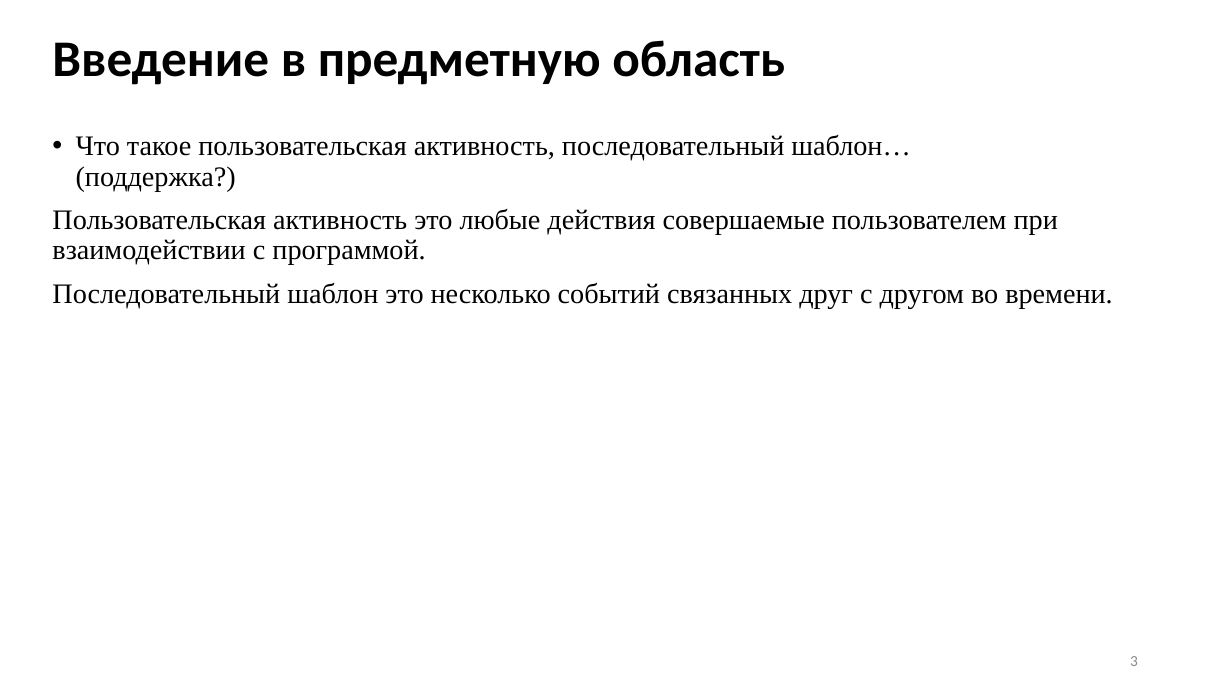
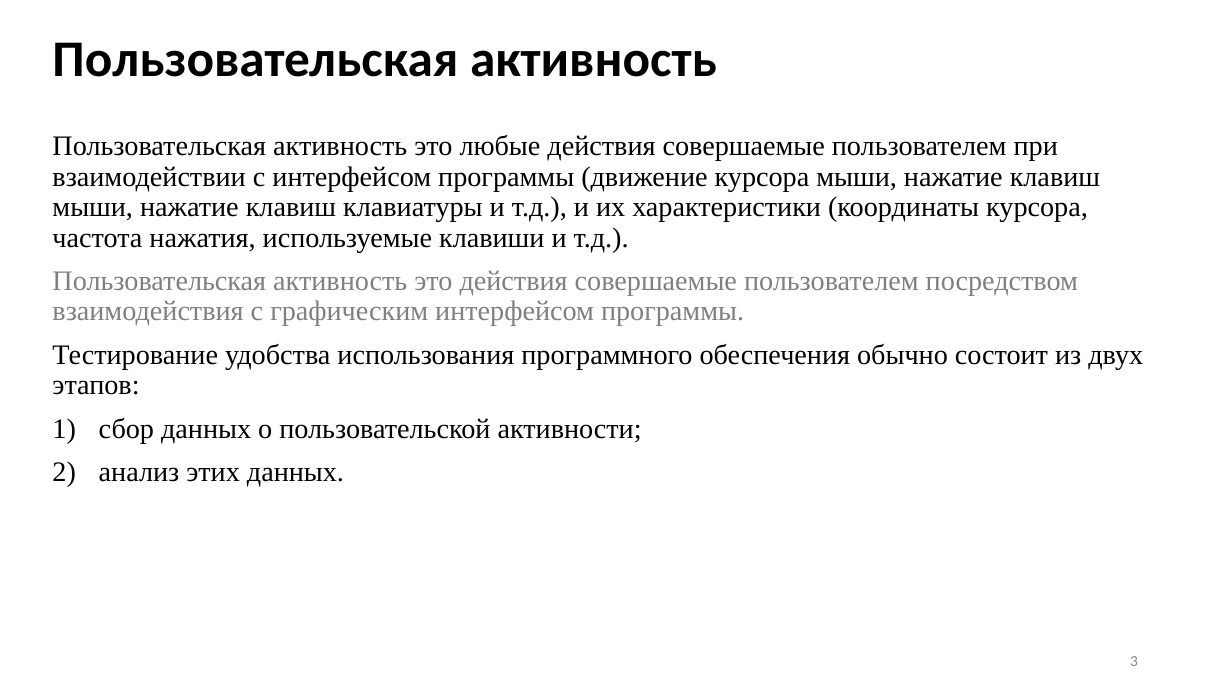
Before and after one commit to Inlucker/7semestr, a slide deck: slide 3 of НИР и ВКР/Презентация/ПронинАС_НИР_презентация.pptx. Drawn at 1232x693 pixels with LibreOffice and Linux fonts; fonts in the diff are those of the drawing. Boxes give left, top, right and bottom in pixels: in the first picture for what was removed or moved away, otherwise in the second. Text is boxed around its words. In the diff, an @@ line names an element or a change of style, - is before the commit and + after.

```diff
--- a/НИР и ВКР/Презентация/ПронинАС_НИР_презентация.pptx
+++ b/НИР и ВКР/Презентация/ПронинАС_НИР_презентация.pptx
@@ title at (52, 42, 717, 77): text changed @@
-Введение в предметную область
+Пользовательская активность
@@ text at (52, 135, 1143, 486): text changed @@
-• Что такое пользовательская активность, последовательный шаблон…
-  (поддержка?)
-Пользовательская активность это любые действия совершаемые пользователем при взаимодействии с программой.
-Последовательный шаблон это несколько событий связанных друг с другом во времени.
+Пользовательская активность это любые действия совершаемые пользователем при взаимодействии с интерфейсом программы (движение курсора мыши, нажатие клавиш мыши, нажатие клавиш клавиатуры и т.д.), и их характеристики (координаты курсора, частота нажатия, используемые клавиши и т.д.).
+Пользовательская активность это действия совершаемые пользователем посредством взаимодействия с графическим интерфейсом программы.
+Тестирование удобства использования программного обеспечения обычно состоит из двух этапов:
+1) сбор данных о пользовательской активности;
+2) анализ этих данных.
```
Also in this commit, not shown: 2 other slides changed, 1 slide removed, 2 other files.
